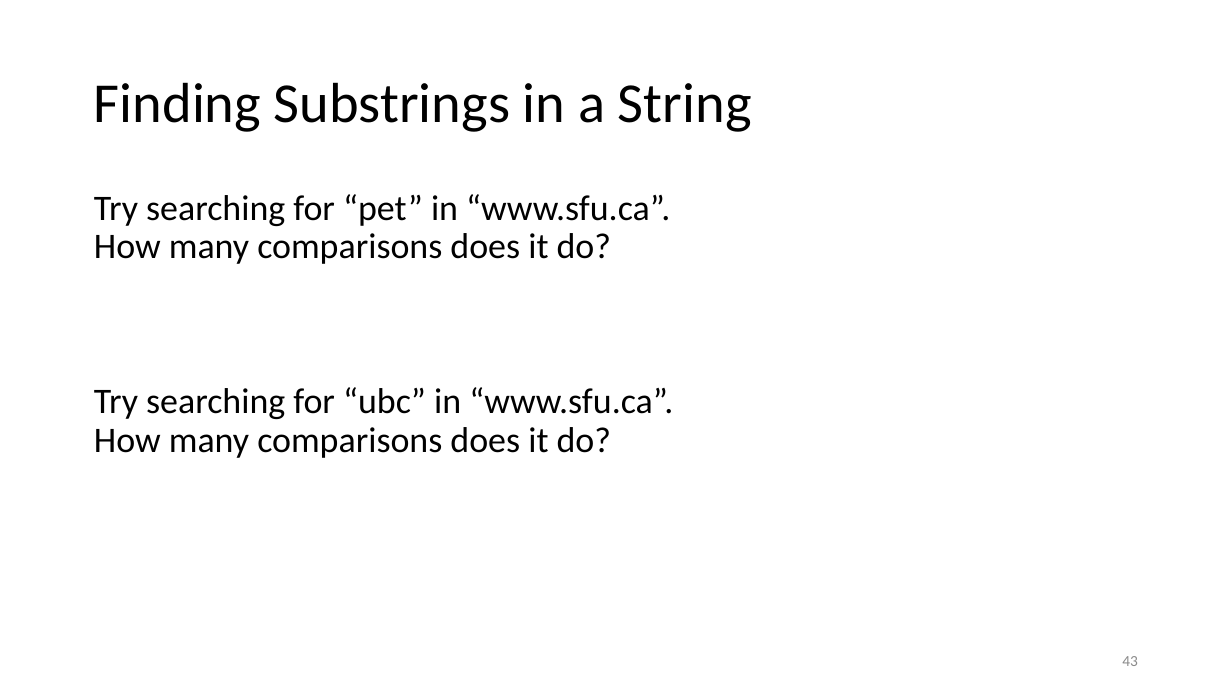
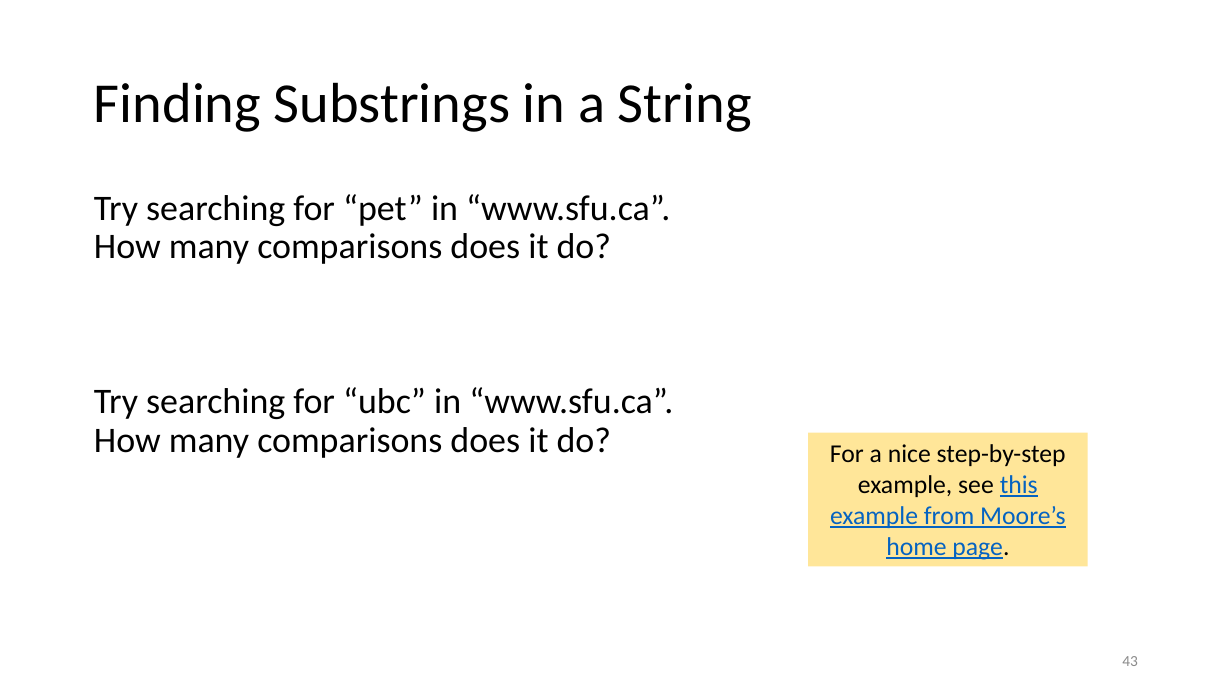
Before and after one commit to tjd1234/cmpt225summer2023, a slide deck: slide 43 of lecture_notes/week12/week12_strings.pptx. Drawn at 1232x693 pixels with LibreOffice and Linux fonts; fonts in the diff are those of the drawing. Boxes give left, top, right and bottom in pixels: in the first picture for what was removed or moved away, otherwise in the second. Text is boxed around its words. In the diff, an @@ line names an element or a change of style, - is before the commit and + after.

```diff
--- a/lecture_notes/week12/week12_strings.pptx
+++ b/lecture_notes/week12/week12_strings.pptx
@@ rectangle added at (x1=809, y1=433, x2=1088, y2=567), fill #FFE699, 20 pt, text #000000 @@
+For a nice step-by-step example, see this example from Moore’s home page.
```
Also in this commit, not shown: 12 other slides changed, 1 slide added, 1 other file.
